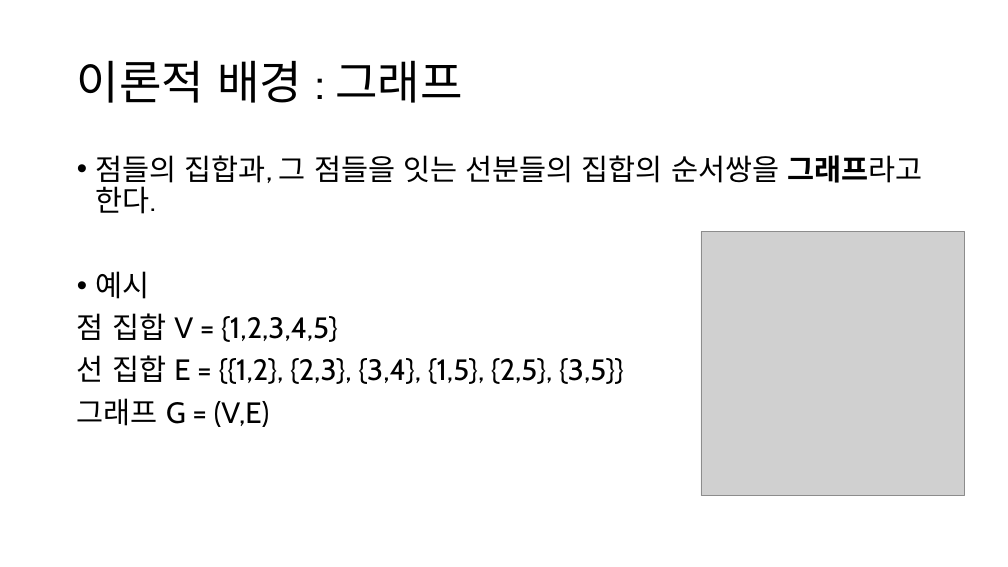
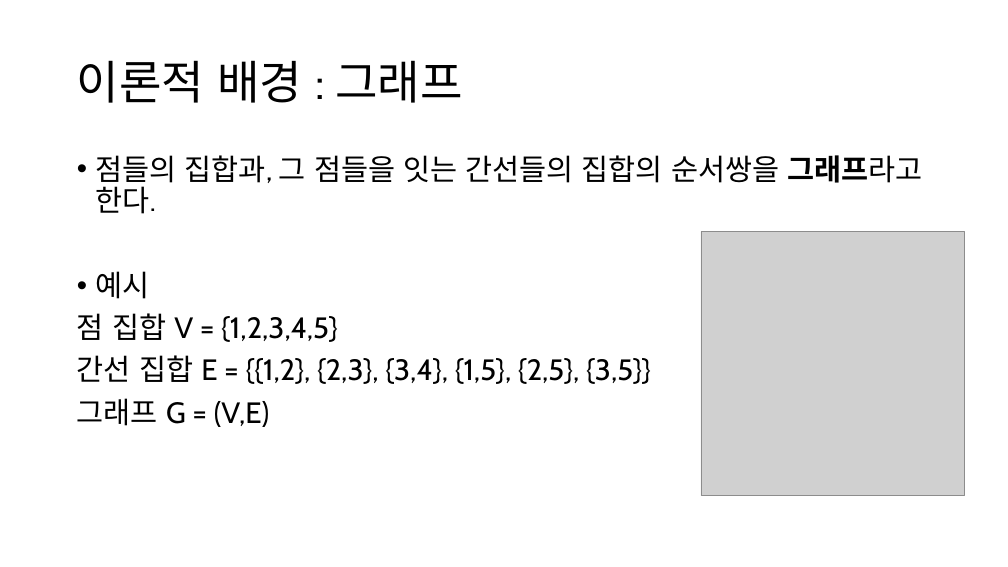
Before and after one commit to singrum/percolation-model, a slide deck: slide 2 of percolation.pptx. Drawn at 1008x567 pixels with LibreOffice and Linux fonts; fonts in the diff are those of the drawing; grey boxes stand for pictures. Boxes give left, top, right and bottom in pixels: in the first picture for what was removed or moved away, otherwise in the second. Text is boxed around its words. In the diff, an @@ line names an element or a change of style, - is before the commit and + after.

```diff
--- a/percolation.pptx
+++ b/percolation.pptx
@@ text at [96, 155, 922, 214]: text changed @@
-• 점들의 집합과, 그 점들을 잇는 선분들의 집합의 순서쌍을 그래프라고 한다.
+• 점들의 집합과, 그 점들을 잇는 간선들의 집합의 순서쌍을 그래프라고 한다.
@@ text at [77, 355, 651, 384]: text changed @@
-선 집합 E = {{1,2}, {2,3}, {3,4}, {1,5}, {2,5}, {3,5}}
+간선 집합 E = {{1,2}, {2,3}, {3,4}, {1,5}, {2,5}, {3,5}}
```
Also in this commit, not shown: 4 other slides changed, 7 slides added, 2 slides removed, 1 other file.
